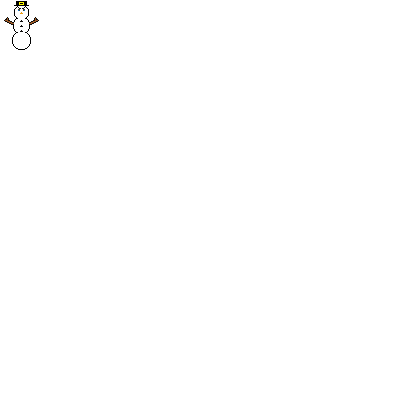
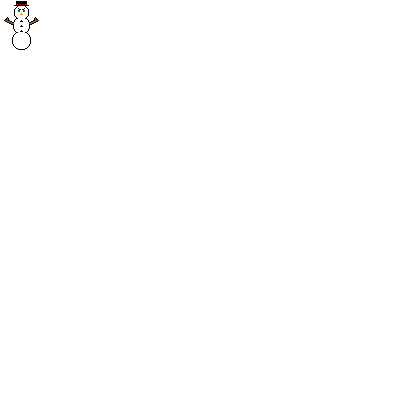
Two versions of the same layered image (400x400). Layer-by-layer changes:
painted on "Background" over [16, 2, 27, 15]
